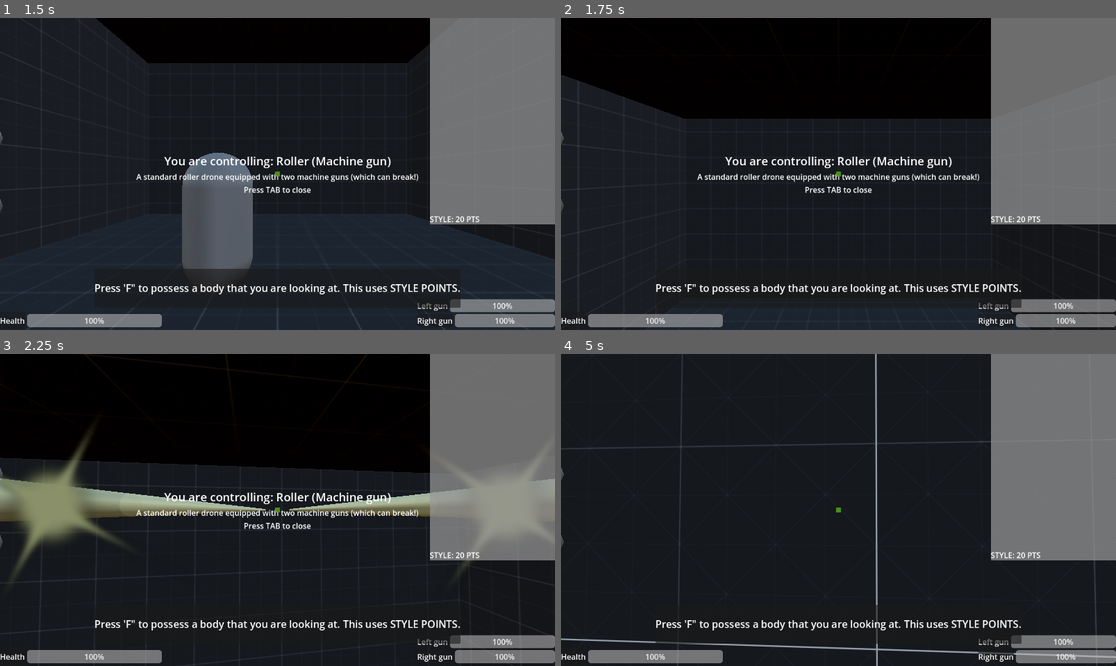
Above: before the commit, frames 1-4 (two rows, left to right).
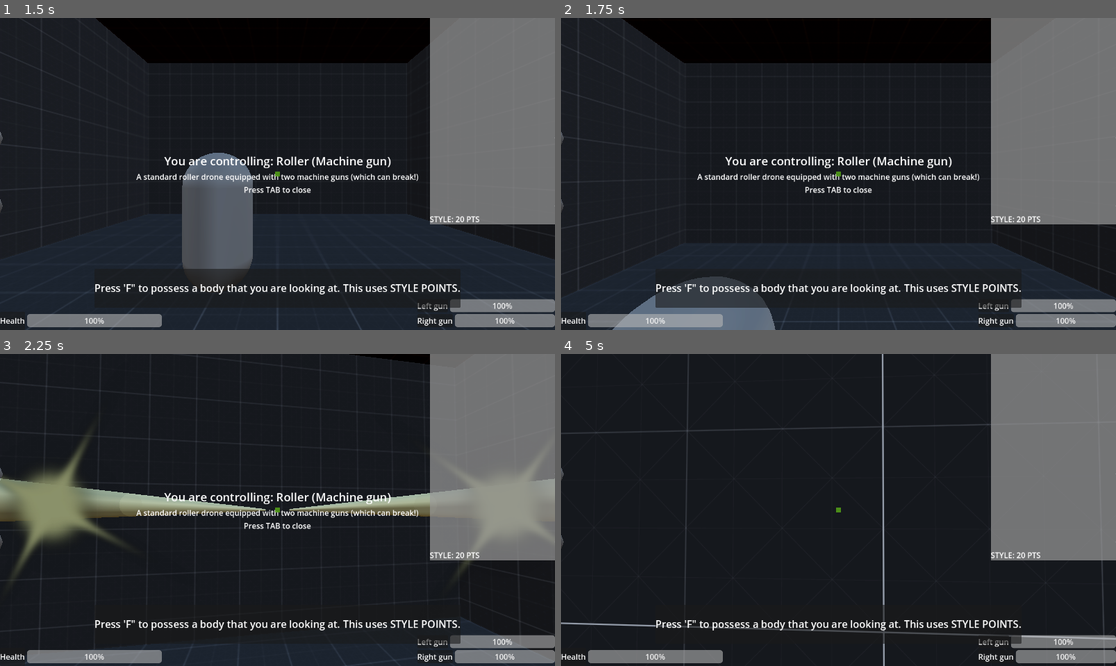
Above: after the commit, the same moments.

Repository: city-high-rider/soulswap
Game: Godot game, scene res://first_level.tscn
Two runs of this game, one before a commit and one after it. Both use one fixed random seed, a clock stepped at 60 frames per second and the inputs below. This scene is started directly instead of the project's main scene. Sound files missing from this copy of the repository are replaced by a short silence.
Inputs (mouse positions are in pixels of both pictures, inside the frame that each line leads up to):
- Up to frame 1 (1.5 s): move the mouse to (305, 174) at 0.52 s; hold W (forward) from 0.53 s (still down); tap Space (jump) at 0.6, 0.77, 1.07 s; move the mouse to (249, 174) at 1.27 s; tap F (possess) at 1.35 s
- Up to frame 2 (1.75 s): keep holding W (forward); tap Space (jump) at 1.52, 1.55 s
- Up to frame 3 (2.25 s): keep holding W (forward); tap Space (jump) at 1.82 s; tap F (possess) at 2 s; move the mouse to (288, 503) at 2.02 s; press the mouse at (288, 503) at 2.03 s
- Up to frame 4 (5 s): keep holding W (forward); tap Space (jump) at 2.3, 3.02, 3.05, 3.32, 3.77, 3.8, 4.07, 4.52, 4.55, 4.82 s; tap F (possess) at 2.75, 3.5, 4.25 s; move the mouse to (832, 516) at 2.77 s; release the mouse at (832, 516) at 2.78 s; right-click (832, 516) at 2.85 s; move the mouse to (877, 513) at 3.52 s; hold Shift (shift) 3.53-4.28 s; move the mouse to (794, 506) at 4.27 s; tap Tab (toggle_info) at 4.35 s

Frame 1 is identical in both runs. In frame 2, 18% of the frame differs, in the area x 0-100%, y 0-100%; in frame 3, 27%; in frame 4, 2.7%.

Commit message:
tweak roller jump height

Diff:
--- a/shells/roller_shell.tscn
+++ b/shells/roller_shell.tscn
@@ -41,7 +41,7 @@
 [node name="move" type="Node" parent="BodyStateMachine" index="0" node_paths=PackedStringArray("fall_state")]
 script = ExtResource("3_7y0q3")
 fall_state = NodePath("../fall")
-jump_height = 15.0
+jump_height = 5.0
 
 [node name="fall" type="Node" parent="BodyStateMachine" index="1" node_paths=PackedStringArray("move_state")]
 script = ExtResource("4_tfuk2")
